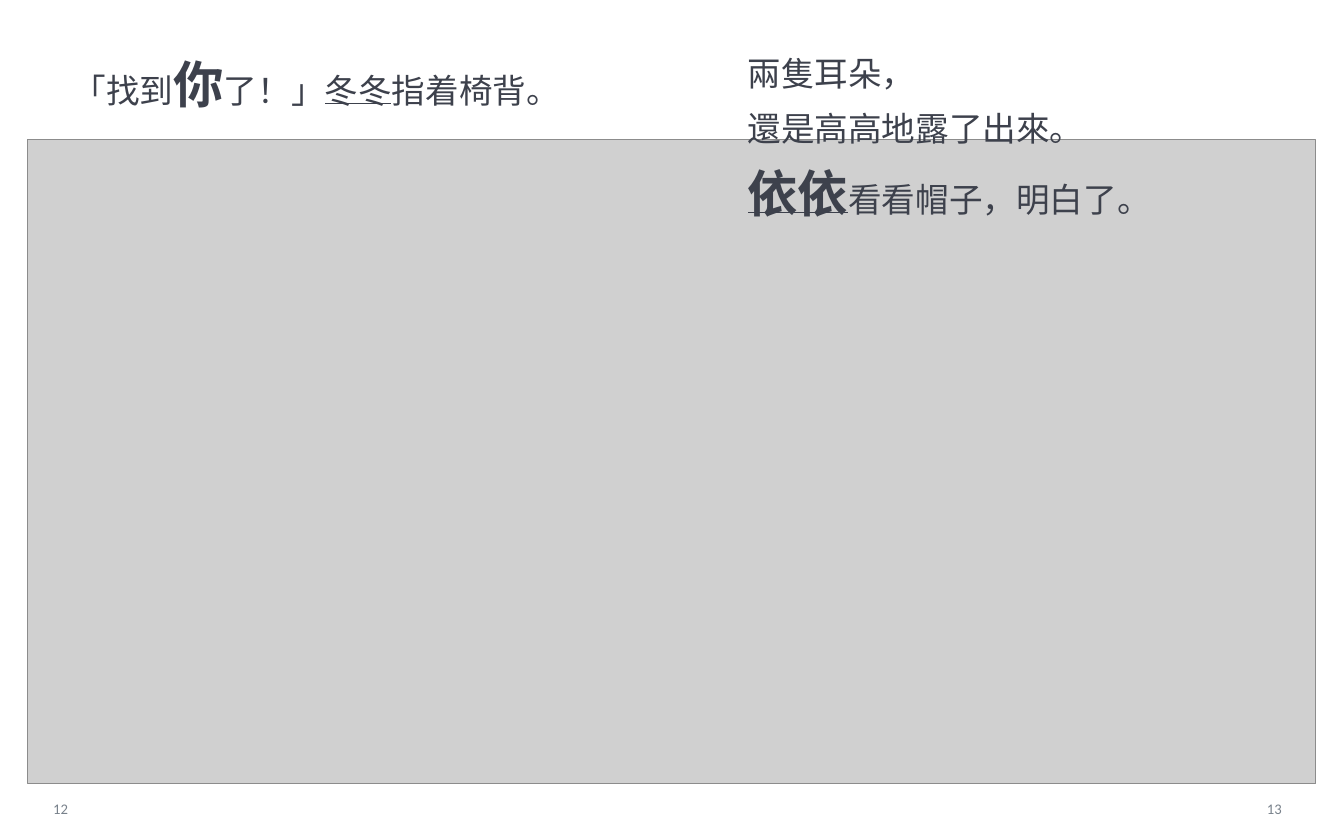
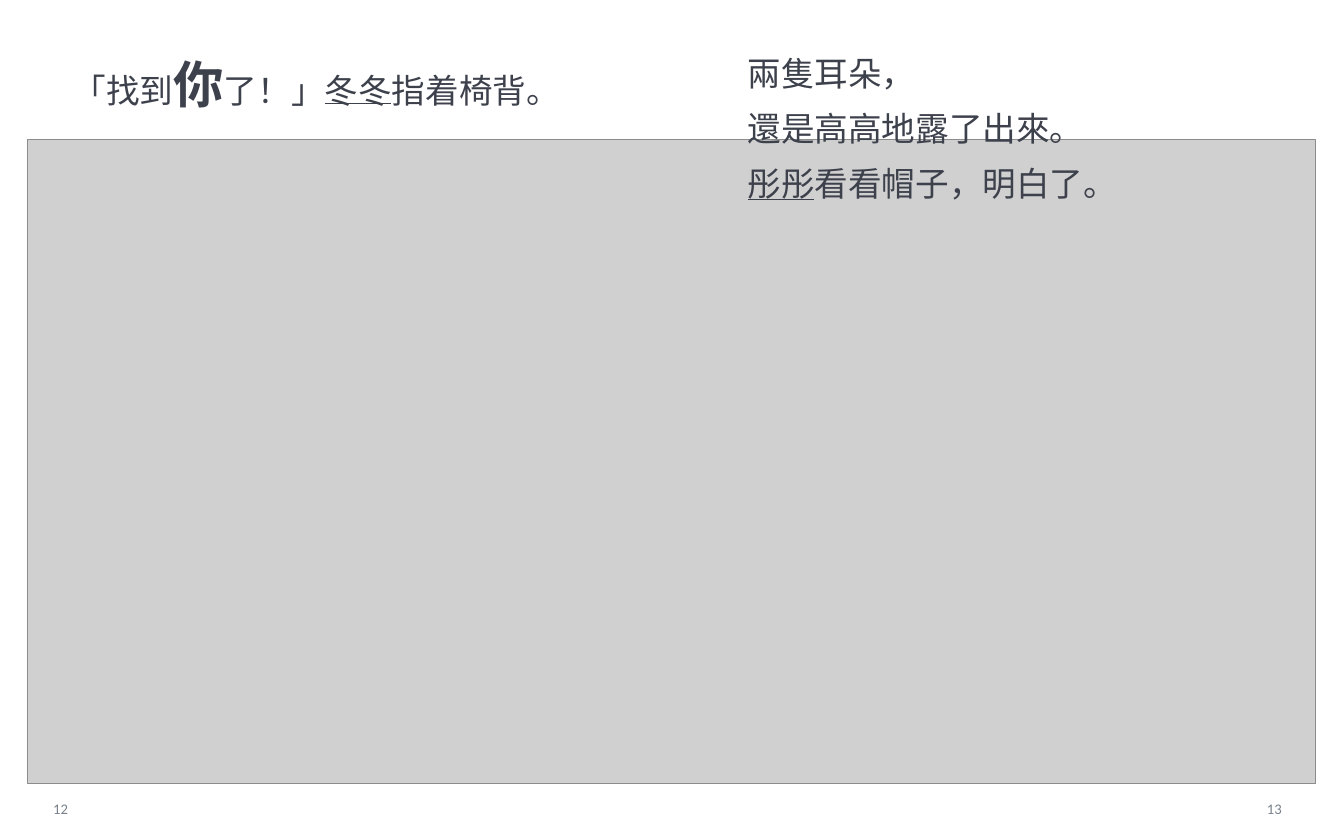
Before and after one commit to angusQAQ/audio-book, a slide deck: slide 8 of books/this-time-you-cant-find-me/exports/這次，你找不到我！_可編輯排版.pptx. Drawn at 1344x840 pixels with LibreOffice and Linux fonts; fonts in the diff are those of the drawing; grey boxes stand for pictures. Boxes give left, top, right and bottom in pixels: in the first picture for what was removed or moved away, otherwise in the second. Text is boxed around its words. In the diff, an @@ line names an element or a change of style, - is before the commit and + after.

```diff
--- a/books/this-time-you-cant-find-me/exports/這次，你找不到我！_可編輯排版.pptx
+++ b/books/this-time-you-cant-find-me/exports/這次，你找不到我！_可編輯排版.pptx
@@ text at bbox=[748, 167, 1118, 200]: text changed @@
-依依看看帽子，明白了。
+彤彤看看帽子，明白了。
@@ line moved from (748, 213) - (848, 213) to (748, 200) - (815, 200) @@
```
Also in this commit, not shown: 11 other slides changed, 56 other files.
